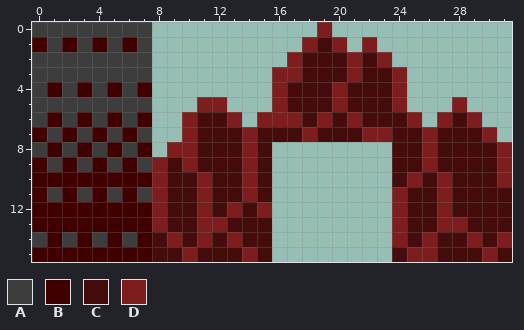
Pixel-art sprite: wastes mountains boundary.png. Above: the version before the commit.
The file is 32x16 pixels.
Palette (. is transparent): A #3d3d3d  B #410000  C #450c0c  D #7d1d1d
Pixels before, first column x 0:
 0 AAAAAAAA...........D............
 1 BABABABA..........DCD.D.........
 2 AAAAAAAA.........DCCCDCD........
 3 AAAAAAAA........DDCCCDCCD.......
 4 ABABABAB........DCCCDCCCD.......
 5 AAAAAAAA...DD...DCCCDCCCD...D...
 6 ABABABAB..DCCD.DDDCDCDCCCD.DCD..
 7 BABABABA..DCCCDCCCDCCCDDCCDCCCD.
 8 ABABABAB.DDCCCDC........CCDCCCCD
 9 BABABABADCDCCCDC........CCDCCCCD
10 BBBBBBBBDCCDCCDC........CDCDCCCD
11 BABABABADCCDCCDC........DCCDCCCC
12 BBBBBBBBDCCDCDCD........DCCDCCCC
13 BBBBBBBBDCCDDCCC........DCCDDCCC
14 ABABABABCDCDCDCC........DCDCCDCD
15 BBBBBBBBCCDCCCDC........CDDCCCDC
And afterwards:
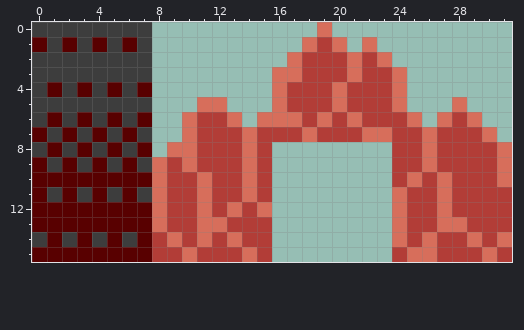
The exact change:
{"colour":"B","old":"#410000","new":"#580000"}
{"colour":"C","old":"#450c0c","new":"#b23d37"}
{"colour":"D","old":"#7d1d1d","new":"#d76e5b"}
{"label":"changed","picture_box":[32,22,512,262]}
